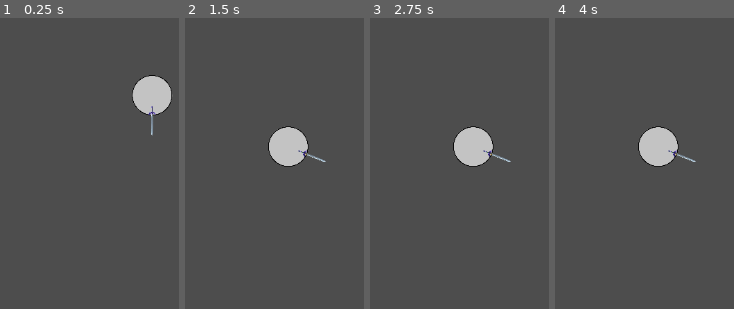
Above: before the commit, frames 1-4 (left to right).
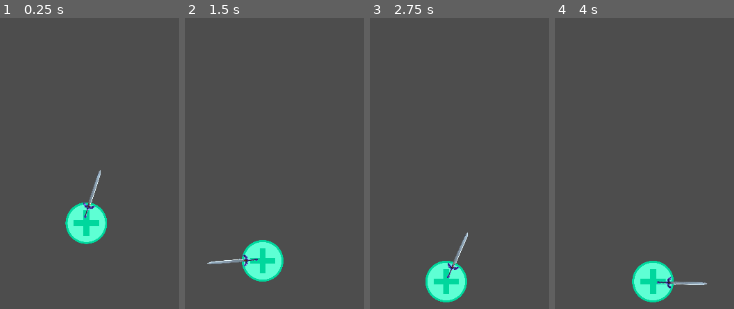
Above: after the commit, the same moments.

Repository: SamppuS/Weakest_bubble
Game: Godot game, scene res://Scenes/World.tscn
Two runs of this game, one before a commit and one after it. Both use one fixed random seed, a clock stepped at 60 frames per second and the inputs below.
Inputs (mouse positions are in pixels of both pictures, inside the frame that each line leads up to):
- Up to frame 1 (0.25 s): no input
- Up to frame 2 (1.5 s): move the mouse to (outside the picture) at 0.52 s; move the mouse to (outside the picture) at 1.27 s
- Up to frame 3 (2.75 s): move the mouse to (540, 64) at 2.02 s
- Up to frame 4 (4 s): move the mouse to (605, 253) at 2.77 s; move the mouse to (outside the picture) at 3.52 s

The runs differ from the first frame. In frame 1, 5.4% of the frame differs, in the area x 36-97%, y 19-78%; in frame 2, 5.4%, in the area x 12-79%, y 37-91%; in frame 3, 5.4%; in frame 4, 5.4%.

Commit message:
player is now able to move

Diff:
--- a/Scenes/Bubble.tscn
+++ b/Scenes/Bubble.tscn
@@ -1,34 +1,55 @@
-[gd_scene load_steps=5 format=3 uid="uid://bt5fji5342xuf"]
+[gd_scene load_steps=8 format=3 uid="uid://bt5fji5342xuf"]
 
-[ext_resource type="Texture2D" uid="uid://q8dqihtvd7ya" path="res://Images/Testikuvat/BasicShapes/Ympyrät/Ympyrä1.png" id="1_taheu"]
+[ext_resource type="Script" path="res://Scenes/bubble.gd" id="1_riexd"]
+[ext_resource type="Texture2D" uid="uid://ufq4hk20mbpu" path="res://Images/Testikuvat/Misc/plus_ball.png" id="2_2a2md"]
 [ext_resource type="Texture2D" uid="uid://dont7p10snumj" path="res://Images/Testikuvat/Weapons/bubble_sword.png" id="2_rcd7q"]
+
+[sub_resource type="Curve" id="Curve_kqmex"]
+_data = [Vector2(0, 0), 0.0, 0.0, 0, 0, Vector2(0.490099, 1), 0.0, 0.0, 0, 0]
+point_count = 2
 
 [sub_resource type="CircleShape2D" id="CircleShape2D_fbcfy"]
 
 [sub_resource type="RectangleShape2D" id="RectangleShape2D_sava3"]
-size = Vector2(3, 17)
+size = Vector2(2, 24.03)
+
+[sub_resource type="CircleShape2D" id="CircleShape2D_bollt"]
+radius = 5.0
 
 [node name="Bubble" type="Node2D"]
+script = ExtResource("1_riexd")
+force_funciton = SubResource("Curve_kqmex")
 
 [node name="PinJoint2D" type="PinJoint2D" parent="."]
-node_a = NodePath("../RigidBody2D")
-node_b = NodePath("../RigidBody2D2")
+node_a = NodePath("../Player")
+node_b = NodePath("../BubbleSword")
 
-[node name="RigidBody2D" type="RigidBody2D" parent="."]
+[node name="Player" type="RigidBody2D" parent="."]
+lock_rotation = true
 
-[node name="Ympyrä1" type="Sprite2D" parent="RigidBody2D"]
-scale = Vector2(0.0395683, 0.0395683)
-texture = ExtResource("1_taheu")
+[node name="Ympyrä1" type="Sprite2D" parent="Player"]
+scale = Vector2(0.05, 0.05)
+texture = ExtResource("2_2a2md")
 
-[node name="CollisionShape2D" type="CollisionShape2D" parent="RigidBody2D"]
+[node name="CollisionShape2D" type="CollisionShape2D" parent="Player"]
 shape = SubResource("CircleShape2D_fbcfy")
 
-[node name="RigidBody2D2" type="RigidBody2D" parent="."]
+[node name="BubbleSword" type="RigidBody2D" parent="."]
 position = Vector2(0, 13.985)
+gravity_scale = 0.0
 
-[node name="CollisionShape2D" type="CollisionShape2D" parent="RigidBody2D2"]
+[node name="CollisionShape2D" type="CollisionShape2D" parent="BubbleSword"]
 shape = SubResource("RectangleShape2D_sava3")
 
-[node name="BubbleSword" type="Sprite2D" parent="RigidBody2D2/CollisionShape2D"]
-scale = Vector2(0.025, 0.025)
+[node name="BubbleSword" type="Sprite2D" parent="BubbleSword/CollisionShape2D"]
+scale = Vector2(0.0375, 0.0375)
 texture = ExtResource("2_rcd7q")
+
+[node name="StaticBody2D" type="StaticBody2D" parent="."]
+
+[node name="CollisionShape2D" type="CollisionShape2D" parent="StaticBody2D"]
+shape = SubResource("CircleShape2D_bollt")
+disabled = true
+
+[node name="Camera2D" type="Camera2D" parent="."]
+zoom = Vector2(3, 3)
--- a/Scenes/World.tscn
+++ b/Scenes/World.tscn
@@ -13,6 +13,3 @@
 
 [node name="CollisionShape2D" type="CollisionShape2D" parent="StaticBody2D"]
 shape = SubResource("WorldBoundaryShape2D_y8thw")
-
-[node name="Camera2D" type="Camera2D" parent="."]
-zoom = Vector2(2.655, 2.655)
--- /dev/null
+++ b/Scenes/bubble.gd
@@ -0,0 +1,56 @@
+extends Node2D
+
+@export var force_funciton: Curve
+
+@onready var player = $Player
+@onready var sword = $BubbleSword
+
+const radius = 15
+
+# Called when the node enters the scene tree for the first time.
+func _ready() -> void:
+	$Camera2D.make_current()
+
+
+# Called every frame. 'delta' is the elapsed time since the previous frame.
+func _process(delta: float) -> void:
+	var sword_data = find_angle()
+	#sword.rotation = Vector2()
+	#print(sword_data)
+	#var target_position = player.position + sword_data[0] * radius
+	#var target_rotation = sword_data[1]
+	#sword.position = player.position + sword_data[0] * radius
+
+	#sword.apply_torque_impulse(150)
+	#print()
+	#sword.apply_impulse(sword_data[0] , sword.position)
+
+	#if abs(sword_data[2]) > 10:
+		#sword.apply_torque_impulse(50 * sign(sword_data[2]))
+	if sign(sword_data[2]) != sign(sword.angular_velocity):
+		sword.angular_velocity = 0
+
+	sword.apply_torque_impulse(-1500 * force_funciton.sample(abs(sword_data[2]) / 180)  * sign(sword_data[2]))
+
+	$StaticBody2D.global_position = get_global_mouse_position()
+
+
+func find_angle():
+	var mouse_pos = get_global_mouse_position()
+	var player_pos = player.global_position
+	var vector = (mouse_pos - player_pos).normalized()
+	var angle = vector.angle() - 3.14/2
+
+	var player_to_mouse = rad_to_deg(player.global_position.direction_to(get_global_mouse_position()).angle())
+	var player_to_sword = rad_to_deg(player.global_position.direction_to(sword.global_position).angle())
+
+	var angle_diff = player_to_sword - player_to_mouse
+	if angle_diff > 180:
+		angle_diff = angle_diff - 360
+	elif angle_diff < -180:
+		angle_diff = angle_diff + 360
+
+	#print(angle_diff)
+
+
+	return [vector, angle, angle_diff]
